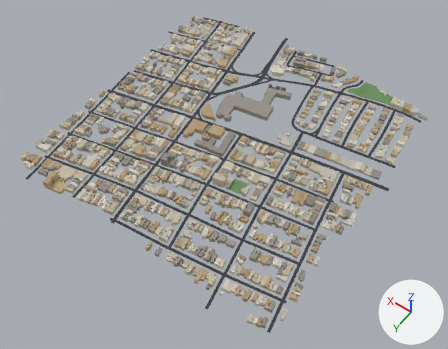
The glTF model public/tiles/tile_8_11.glb as it was, and as the next commit left it.
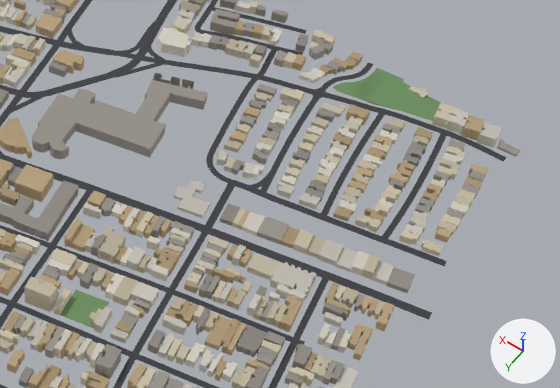
Each version appears first whole from a camera (50 mm lens) standing at (-1011.0, 617.0, 1345.0) and looking at (-410.0, -224.0, 24.0), and next in a close-up on the part from 45% to 99% of the width and 15% to 63% of the height. Lighting does not change. The marker at lower right points along +X, +Y and +Z. The first two pictures are the older version. Where no turn or scale is listed for an object, it has been applied to the vertices.

Objects in the first close-up: 'bld_8_11', 'grn_8_11', 'road_8_11'.
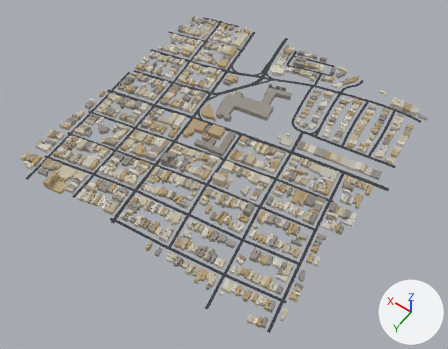
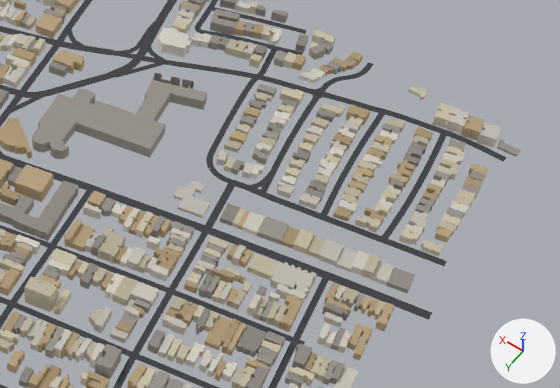
Changed parts and their boxes [x1, y1, x2, y2] in the close-ups (560 x 388 px):
'grn_8_11', deleted: before [60, 68, 440, 329]

What changed in the scene script:
```text
Remove ob_grn_8_11:
    ob_grn_8_11 = bpy.data.objects.new('grn_8_11', me_grn_8_11)
    ob_grn_8_11.location = (-572.0, -425.2, 86.0)
```
